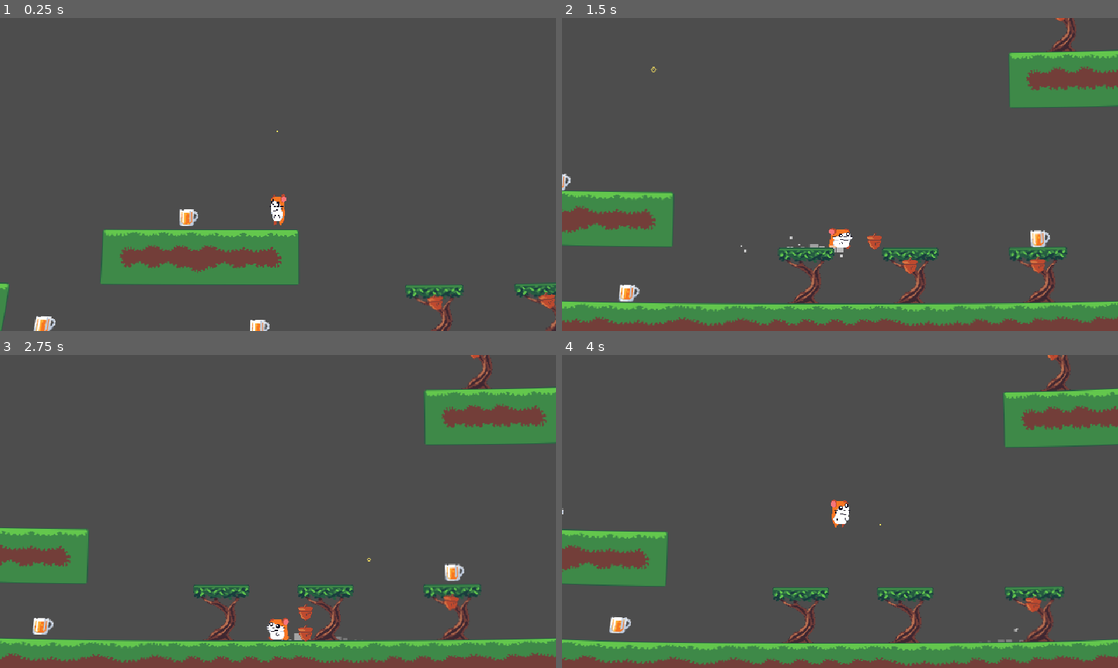
Above: before the commit, frames 1-4 (two rows, left to right).
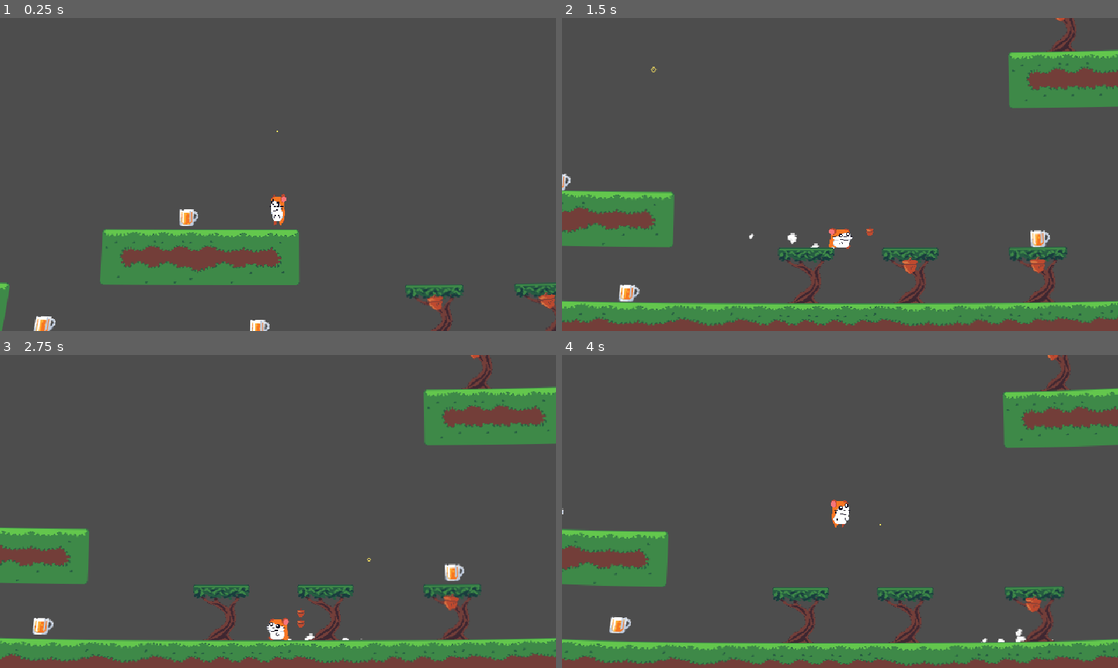
Above: after the commit, the same moments.

Repository: Codex112008/GMTK-2025-Game-Jam
Game: Godot game, scene res://Scenes/Game.tscn
Two runs of this game, one before a commit and one after it. Both use one fixed random seed, a clock stepped at 60 frames per second and the inputs below.
Inputs:
- Up to frame 1 (0.25 s): no input
- Up to frame 2 (1.5 s): hold D (right) from 0.53 s (still down); tap Space (jump) at 0.77 s
- Up to frame 3 (2.75 s): tap Space (jump) at 1.52 s; release D (right) at 2.03 s; hold A (left) from 2.03 s (still down)
- Up to frame 4 (4 s): release A (left) at 2.78 s; hold D (right) from 2.78 s (still down); tap Space (jump) at 3.02, 3.77 s

The runs differ from the first frame. In frame 1, 0.6% of the frame differs, in the area x 0-100%, y 67-100%; in frame 2, 1.7%; in frame 3, 1.7%, in the area x 0-100%, y 0-99%; in frame 4, 1.5%.

Commit message:
particles, art changes, bug fix
- all player particles redone
- tileset redone
- nut ui redone
- tree redone

- nuts regrow on trees correctly when rewinding

Diff:
--- a/Scenes/Beer.tscn
+++ b/Scenes/Beer.tscn
@@ -27,6 +27,21 @@
 
 [sub_resource type="RectangleShape2D" id="RectangleShape2D_1okyp"]
 
+[sub_resource type="Animation" id="Animation_07ujs"]
+length = 0.001
+tracks/0/type = "value"
+tracks/0/imported = false
+tracks/0/enabled = true
+tracks/0/path = NodePath("AnimatedSprite2D:position")
+tracks/0/interp = 1
+tracks/0/loop_wrap = true
+tracks/0/keys = {
+"times": PackedFloat32Array(0),
+"transitions": PackedFloat32Array(1),
+"update": 0,
+"values": [Vector2(0, -4)]
+}
+
 [sub_resource type="Animation" id="Animation_d2pg4"]
 resource_name = "sine"
 loop_mode = 1
@@ -41,21 +56,6 @@
 "transitions": PackedFloat32Array(1, 1, 1),
 "update": 0,
 "values": [Vector2(0, -4), Vector2(0, 4), Vector2(0, -4)]
-}
-
-[sub_resource type="Animation" id="Animation_07ujs"]
-length = 0.001
-tracks/0/type = "value"
-tracks/0/imported = false
-tracks/0/enabled = true
-tracks/0/path = NodePath("AnimatedSprite2D:position")
-tracks/0/interp = 1
-tracks/0/loop_wrap = true
-tracks/0/keys = {
-"times": PackedFloat32Array(0),
-"transitions": PackedFloat32Array(1),
-"update": 0,
-"values": [Vector2(0, -4)]
 }
 
 [sub_resource type="AnimationLibrary" id="AnimationLibrary_hv7xx"]
--- a/Scenes/Game.tscn
+++ b/Scenes/Game.tscn
@@ -42,7 +42,7 @@
 offset_bottom = 40.0
 script = ExtResource("2_2irst")
 player = NodePath("../../../Player")
-offset = Vector2(20, 0)
+offset = Vector2(14, -24)
 nut_icon = ExtResource("3_bf53h")
 
 [node name="camera2d" type="Camera2D" parent="." node_paths=PackedStringArray("target", "level")]
--- a/Scenes/NutUIElement.tscn
+++ b/Scenes/NutUIElement.tscn
@@ -1,6 +1,6 @@
 [gd_scene load_steps=2 format=3 uid="uid://b2yrh30mqxkuc"]
 
-[ext_resource type="Texture2D" uid="uid://bmiiqcw3hcgfp" path="res://Sprites/Acorn/acorn.png" id="1_ddirn"]
+[ext_resource type="Texture2D" uid="uid://dhmisbtpm6b8t" path="res://Sprites/UI/acorn_ui.png" id="1_ddirn"]
 
 [node name="TextureRect" type="TextureRect"]
 offset_right = 32.0
--- a/Scenes/Player.tscn
+++ b/Scenes/Player.tscn
@@ -22,6 +22,7 @@
 [ext_resource type="Texture2D" uid="uid://c65634ac06im1" path="res://Sprites/Player/Walk/hamster_walk4.png" id="18_x63xi"]
 [ext_resource type="Texture2D" uid="uid://bwykemji501wp" path="res://Sprites/Player/Walk/hamster_walk5.png" id="19_i2e8t"]
 [ext_resource type="Texture2D" uid="uid://bjrltanv0vut6" path="res://Sprites/Player/hamster_cheeks.png" id="19_m0x7a"]
+[ext_resource type="Texture2D" uid="uid://dlg6nqg80rju3" path="res://Sprites/Particles/dustparticles.png" id="23_i2e8t"]
 
 [sub_resource type="Resource" id="Resource_52ee3"]
 script = ExtResource("5_nn08x")
@@ -121,21 +122,32 @@
 particles_anim_v_frames = 1
 particles_anim_loop = false
 
+[sub_resource type="CanvasItemMaterial" id="CanvasItemMaterial_qidb7"]
+particles_animation = true
+particles_anim_h_frames = 5
+particles_anim_v_frames = 1
+particles_anim_loop = false
+
 [sub_resource type="Curve" id="Curve_1iu4k"]
-_data = [Vector2(0, 1), 0.0, 0.0, 0, 0, Vector2(1, 0), -0.362352, 0.0, 0, 0]
-point_count = 2
-
-[sub_resource type="Gradient" id="Gradient_m0x7a"]
-offsets = PackedFloat32Array(0.63, 0.996667)
-colors = PackedColorArray(1, 1, 1, 0.741176, 1, 1, 1, 0)
+_data = [Vector2(0, 1), 0.0, 0.0, 0, 0, Vector2(0.172316, 1), 0.0, 0.0, 0, 0, Vector2(0.799435, 0), -0.362352, 0.0, 0, 0]
+point_count = 3
+
+[sub_resource type="CanvasItemMaterial" id="CanvasItemMaterial_70hv0"]
+particles_animation = true
+particles_anim_h_frames = 5
+particles_anim_v_frames = 1
+particles_anim_loop = false
+
+[sub_resource type="CanvasItemMaterial" id="CanvasItemMaterial_i2e8t"]
+particles_animation = true
+particles_anim_h_frames = 5
+particles_anim_v_frames = 1
+particles_anim_loop = false
 
 [sub_resource type="Curve" id="Curve_m0x7a"]
-_data = [Vector2(0, 0.515392), 0.0, 0.0, 0, 0, Vector2(0.20339, 1), 0.0, 0.0, 0, 0, Vector2(1, 0), 0.0, 0.0, 0, 0]
+_limits = [0.0, 2.0, 0.0, 1.0]
+_data = [Vector2(0, 0.787398), 0.0, 1.97426, 0, 0, Vector2(0.144068, 1.44348), 0.0, 0.0, 0, 0, Vector2(1, 0), 0.0, 0.0, 0, 0]
 point_count = 3
-
-[sub_resource type="Gradient" id="Gradient_1iu4k"]
-offsets = PackedFloat32Array(0.01, 1)
-colors = PackedColorArray(1, 1, 1, 0.607843, 1, 1, 1, 0)
 
 [node name="Player" type="CharacterBody2D" node_paths=PackedStringArray("coyote_timer", "jump_buffer_timer", "short_jump_timer", "spin_timer", "my_sprite", "time_rewinder", "collision_shape", "drunk_particles", "jump_particles", "land_particles", "run_particles")]
 script = ExtResource("1_kyqiw")
@@ -214,45 +226,53 @@
 anim_speed_max = 1.0
 
 [node name="JumpParticles" type="CPUParticles2D" parent="Particles"]
+material = SubResource("CanvasItemMaterial_qidb7")
 emitting = false
-amount = 10
-lifetime = 0.3
+texture = ExtResource("23_i2e8t")
+lifetime = 0.6
 one_shot = true
 explosiveness = 1.0
 direction = Vector2(0, -1)
-spread = 180.0
+spread = 90.0
 gravity = Vector2(0, 400)
-initial_velocity_min = 100.0
-initial_velocity_max = 150.0
-scale_amount_min = 6.0
-scale_amount_max = 12.0
+initial_velocity_min = 75.0
+initial_velocity_max = 175.0
+damping_min = 5.0
+damping_max = 5.0
+scale_amount_max = 2.0
 scale_amount_curve = SubResource("Curve_1iu4k")
-color_ramp = SubResource("Gradient_m0x7a")
+anim_speed_min = 1.0
+anim_speed_max = 1.0
 
 [node name="LandParticles" type="CPUParticles2D" parent="Particles"]
+material = SubResource("CanvasItemMaterial_70hv0")
+position = Vector2(0, 11)
 emitting = false
-amount = 10
+amount = 4
+texture = ExtResource("23_i2e8t")
 lifetime = 0.7
 one_shot = true
-speed_scale = 2.0
+speed_scale = 1.2
 explosiveness = 1.0
 direction = Vector2(0, -1)
-spread = 25.0
-initial_velocity_min = 250.0
-initial_velocity_max = 300.0
+gravity = Vector2(0, 400)
+initial_velocity_min = 150.0
+initial_velocity_max = 250.0
 damping_min = 1.0
 damping_max = 5.0
-scale_amount_min = 4.0
-scale_amount_max = 8.0
+scale_amount_max = 2.0
 scale_amount_curve = SubResource("Curve_1iu4k")
-color_ramp = SubResource("Gradient_m0x7a")
+anim_speed_min = 1.0
+anim_speed_max = 1.0
 
 [node name="RunParticles" type="CPUParticles2D" parent="Particles"]
+material = SubResource("CanvasItemMaterial_i2e8t")
 emitting = false
-amount = 12
+amount = 6
+texture = ExtResource("23_i2e8t")
 speed_scale = 2.0
 gravity = Vector2(0, 0)
-scale_amount_min = 2.0
-scale_amount_max = 16.0
+scale_amount_max = 2.0
 scale_amount_curve = SubResource("Curve_m0x7a")
-color_ramp = SubResource("Gradient_1iu4k")
+anim_speed_min = 1.0
+anim_speed_max = 1.0
--- a/Scenes/Tree.tscn
+++ b/Scenes/Tree.tscn
@@ -1,6 +1,6 @@
 [gd_scene load_steps=10 format=3 uid="uid://ixuxl7rgjg2u"]
 
-[ext_resource type="Texture2D" uid="uid://blyjavtgbk1sj" path="res://Sprites/Tree/tree_without.png" id="1_gtca3"]
+[ext_resource type="Texture2D" uid="uid://blyjavtgbk1sj" path="res://Sprites/Tree/tree.png" id="1_gtca3"]
 [ext_resource type="Script" uid="uid://bv02nq23a15lo" path="res://Scripts/Tree.gd" id="2_itkj8"]
 [ext_resource type="Texture2D" uid="uid://bmiiqcw3hcgfp" path="res://Sprites/Acorn/acorn.png" id="3_0suky"]
 
--- a/Scripts/PlayerController.gd
+++ b/Scripts/PlayerController.gd
@@ -182,6 +182,9 @@
 	set_process_unhandled_input(false)
 
 	# reset number of nuts
+	for tree in nutted_trees:
+		var current_tree : TreeNode = tree as TreeNode
+		current_tree.grow()
 	nutted_trees.clear()
 	nut_count = 0
 
--- a/Scripts/UI/NutUI.gd
+++ b/Scripts/UI/NutUI.gd
@@ -4,7 +4,7 @@
 @export var offset : Vector2
 @export var nut_icon : PackedScene
 
-const NUTSIZE : float = 24
+const NUTSIZE : float = 12
 
 var num_nuts = 0
 
Not shown: 1 places in Scenes/Player.tscn that only renumber resources
Binary file added: Sprites/Particles/dustparticles.png
Not shown, changed: Sprites/Particles/dustparticles.png.import
Binary file added: Sprites/Tree/tree.png
Not shown, changed: Sprites/Tree/tree.png.import
Binary file removed: Sprites/Tree/tree_with_acorn.png
Binary file removed: Sprites/Tree/tree_without.png
Binary file added: Sprites/UI/acorn_ui.png
Not shown, added: Sprites/UI/acorn_ui.png.import
Binary file changed: Sprites/tileset.png
